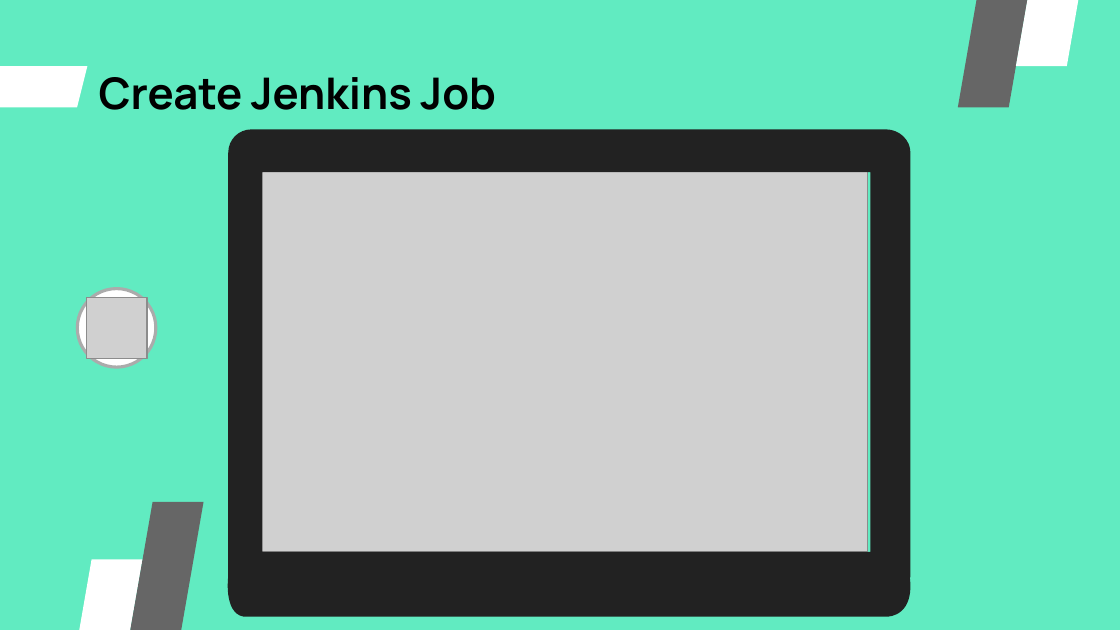
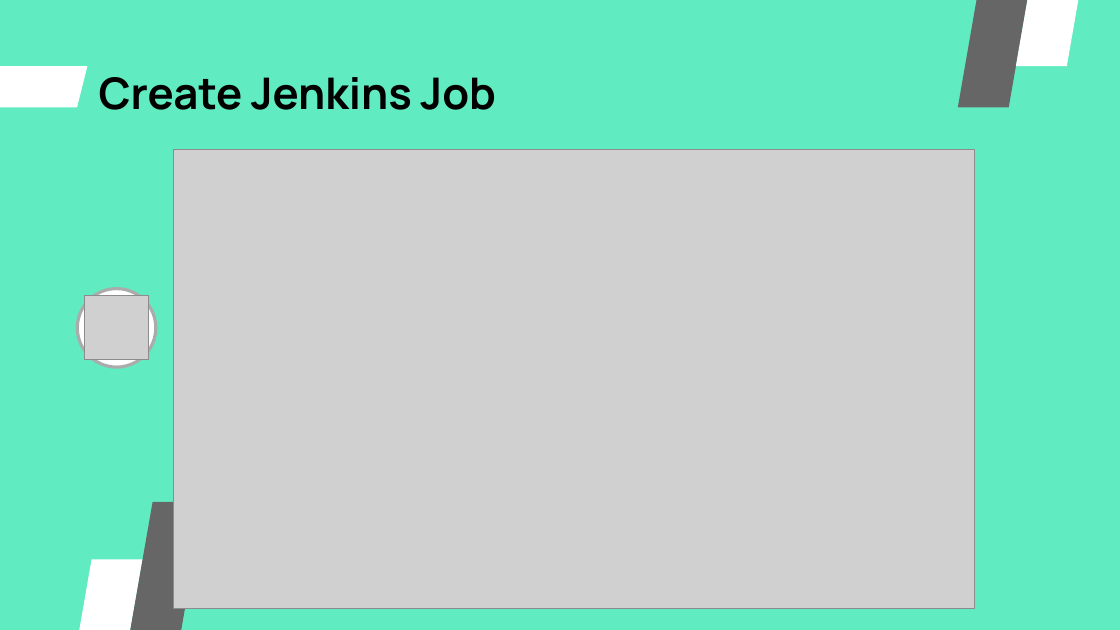
Before and after one commit to igstbagusdharmaputra/DumbwaysBootcamp, a slide deck: slide 52 of dumbweek3/Dumbweek3.pptx (slide 19 before the commit). Drawn at 1120x630 pixels with LibreOffice and Linux fonts; fonts in the diff are those of the drawing; grey boxes stand for pictures. Boxes give left, top, right and bottom in pixels: in the first picture for what was removed or moved away, otherwise in the second. Text is boxed around its words. In the diff, an @@ line names an element or a change of style, - is before the commit and + after.

```diff
--- a/dumbweek3/Dumbweek3.pptx
+++ b/dumbweek3/Dumbweek3.pptx
@@ freeform shape removed at [228, 130, 911, 578] @@
@@ picture: place and size @@
-picture at [252, 166, 867, 551]
+picture at [174, 150, 974, 609]
@@ freeform shape removed at [223, 575, 915, 616] @@
```
Also in this commit, not shown: 17 other slides changed, 67 slides added, 1 other file.
